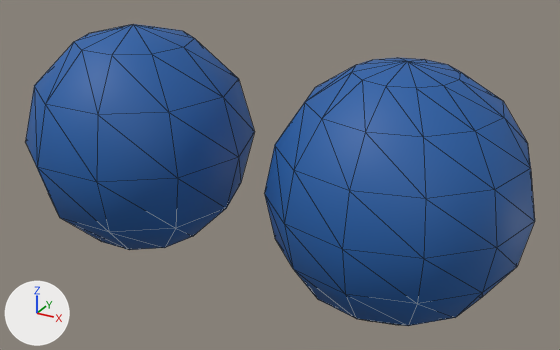
The glTF model scripts/fixtures/model3d/fluxplot-library/morph-incompatible.glb as it was, and as the next commit left it.
Camera for both pictures: a 50 mm lens placed at (2.97, -5.05, 2.45), pointed at (0.17, 0.04, -0.1). Lighting does not change. The marker at lower left points along +X, +Y and +Z. The older version comes first. Mesh edges are drawn as thin lines.

In view in the first picture: 'cortex.left', 'cortex.right'.
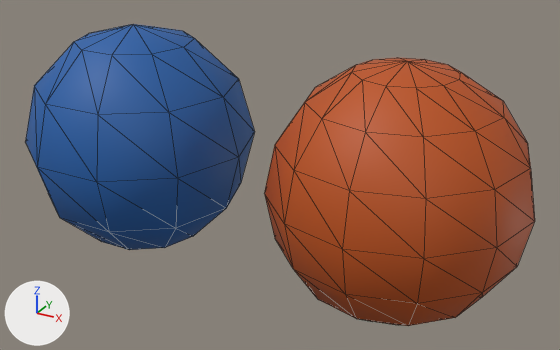
Boxes (x1, y1, x2, y2) around the edits, measured in the pictures (560 x 350 px):
'cortex.right', recoloured (blue to orange): (265, 58, 535, 326) in both

The change, as a list of edits to the scene's bpy script:
```text
Change mat_cortex_right:
    mat_cortex_right.base_color: (0.0144, 0.112, 0.381) -> (0.503, 0.0844, 0.0075)  # blue #205ea6 -> orange #bc5215
```
